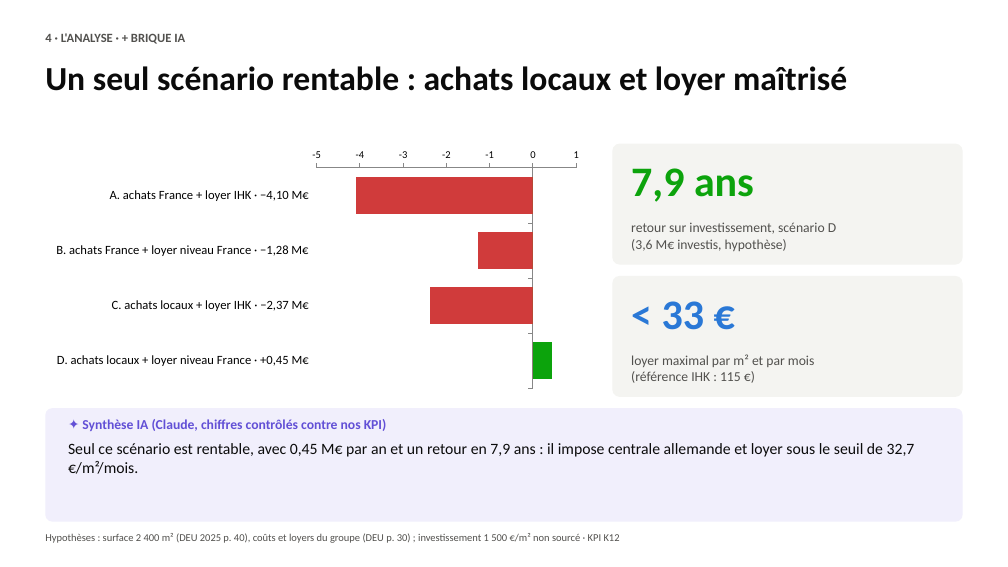
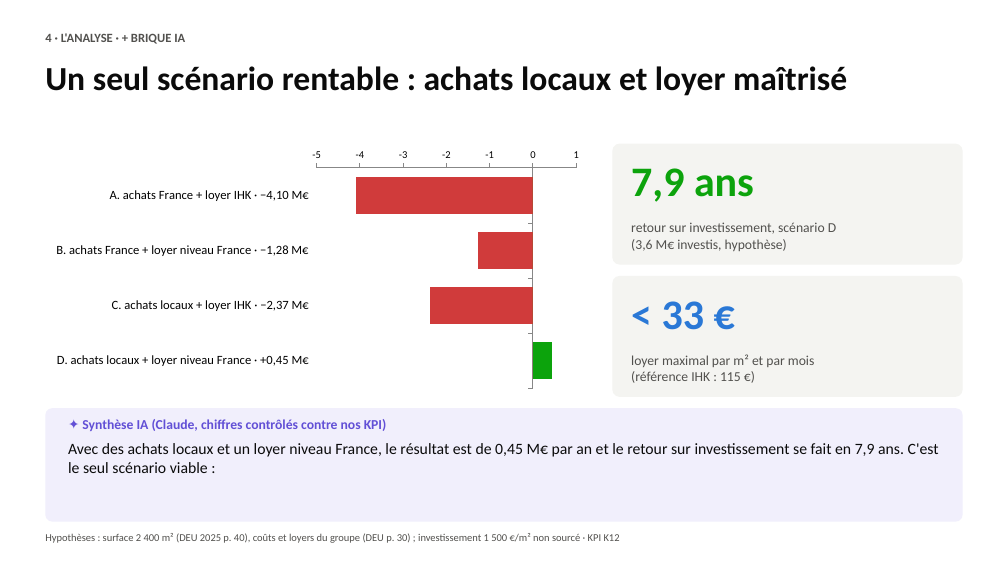
Before and after one commit to romane13long-source/fnac-expansion-allemagne, a slide deck: slide 7 of docs/Comex_Fnac_Allemagne.pptx. Drawn at 1008x567 pixels with LibreOffice and Linux fonts; fonts in the diff are those of the drawing. Boxes give left, top, right and bottom in pixels: in the first picture for what was removed or moved away, otherwise in the second. Text is boxed around its words. In the diff, an @@ line names an element or a change of style, - is before the commit and + after.

```diff
--- a/docs/Comex_Fnac_Allemagne.pptx
+++ b/docs/Comex_Fnac_Allemagne.pptx
@@ text at (68,443,939,473): text changed @@
-Seul ce scénario est rentable, avec 0,45 M€ par an et un retour en 7,9 ans : il impose centrale allemande et loyer sous le seuil de 32,7 €/m²/mois.
+Avec des achats locaux et un loyer niveau France, le résultat est de 0,45 M€ par an et le retour sur investissement se fait en 7,9 ans. C'est le seul scénario viable :
```
Also in this commit, not shown: 2 other slides changed, 8 other files.
